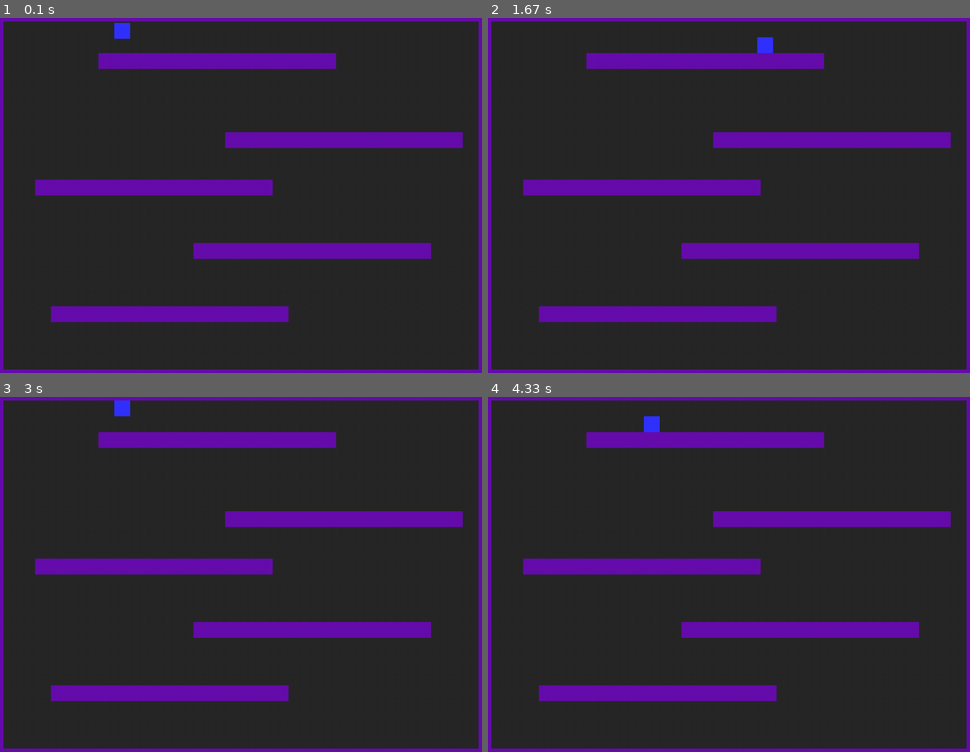
Above: before the commit, frames 1-4 (two rows, left to right).
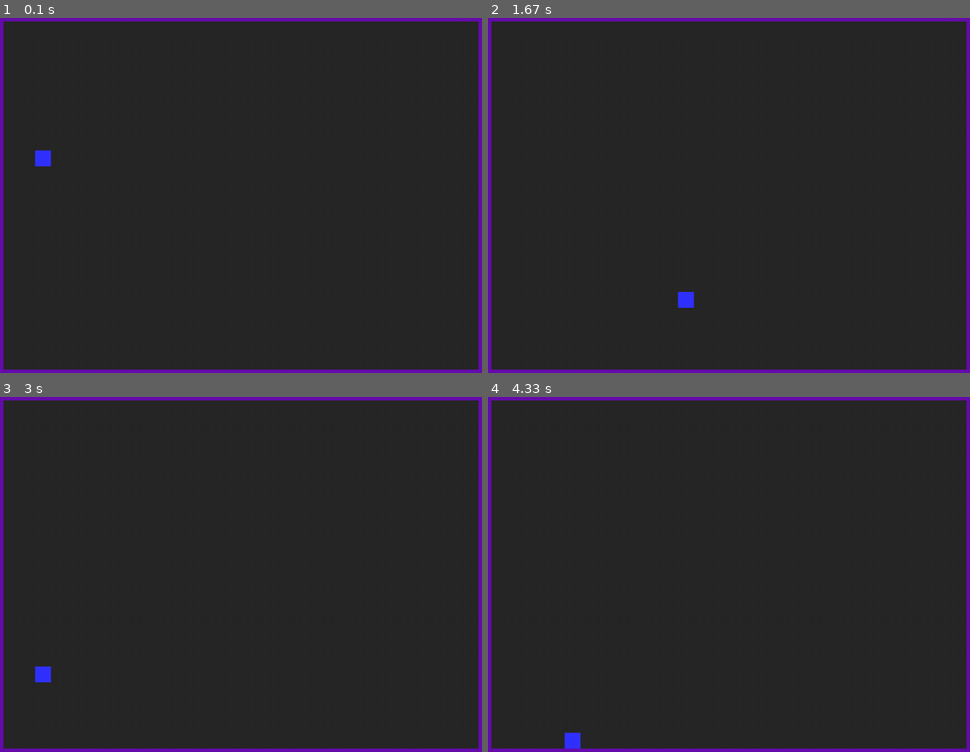
Above: after the commit, the same moments.

Repository: ArthurC13/A-Level-Project-Arthur-Chen
Game: pygame game, started from A level Project.py
The game is run twice, just before and just after one commit, with the same random seed, the same clock (stepped at 60 frames per second) and the same inputs.
Inputs:
- Up to frame 1 (0.1 s): no input
- Up to frame 2 (1.67 s): hold Right 0.33-0.8 s; hold Up 0.83-1.13 s; hold Right 1.17-1.63 s
- Up to frame 3 (3 s): hold Left 1.67-2.2 s; hold Left 2.23-2.63 s; hold Up from 2.67 s (still down)
- Up to frame 4 (4.33 s): release Up at 3.03 s; hold Right 3.07-3.7 s; hold Left 3.73-4.2 s; hold Right from 4.23 s (still down)

The runs differ from the first frame. In frame 1, 11% of the frame differs, in the area x 7-97%, y 1-86%; in frame 2, 11%; in frame 3, 11%; in frame 4, 11%.

Commit message:
added jumping

Diff:
--- a/A level Project.py
+++ b/A level Project.py
@@ -28,7 +28,9 @@
 GRIDHEIGHT = HEIGHT/TILESIZE
 
 PLAYERACC = 0.9
+JUMPVEL = -10
 FRICTION = -0.15
+GRAVITY = 0.3
 
 # -- Sprites Classes
 class Player(pygame.sprite.Sprite):
@@ -62,14 +64,21 @@
                 self.rect.y = int(self.pos.y)
 
     def movement_controls(self):
-        self.acc = pygame.math.Vector2(0, 0.2)
+        self.acc = pygame.math.Vector2(0, GRAVITY)
         keys = pygame.key.get_pressed()
-        if keys[pygame.K_UP]:
-            self.acc.y = -PLAYERACC
         if keys[pygame.K_LEFT]:
             self.acc.x = -PLAYERACC
         if keys[pygame.K_RIGHT]:
             self.acc.x = PLAYERACC
+        if keys[pygame.K_UP]:
+            self.jump()
+
+    def jump(self):
+        self.rect.y += 1
+        hits = pygame.sprite.spritecollide(self, game.wall_group, False)
+        self.rect.y -= 1
+        if hits:
+            self.vel.y = JUMPVEL
 
     def update(self):
         self.movement_controls()
@@ -111,7 +120,7 @@
 
     def new_game(self):
         self.sprite_group_reset()
-        self.level = 2
+        self.level = 1
         self.load_map(self.level)
 
     def load_map_file(self, map_path):
